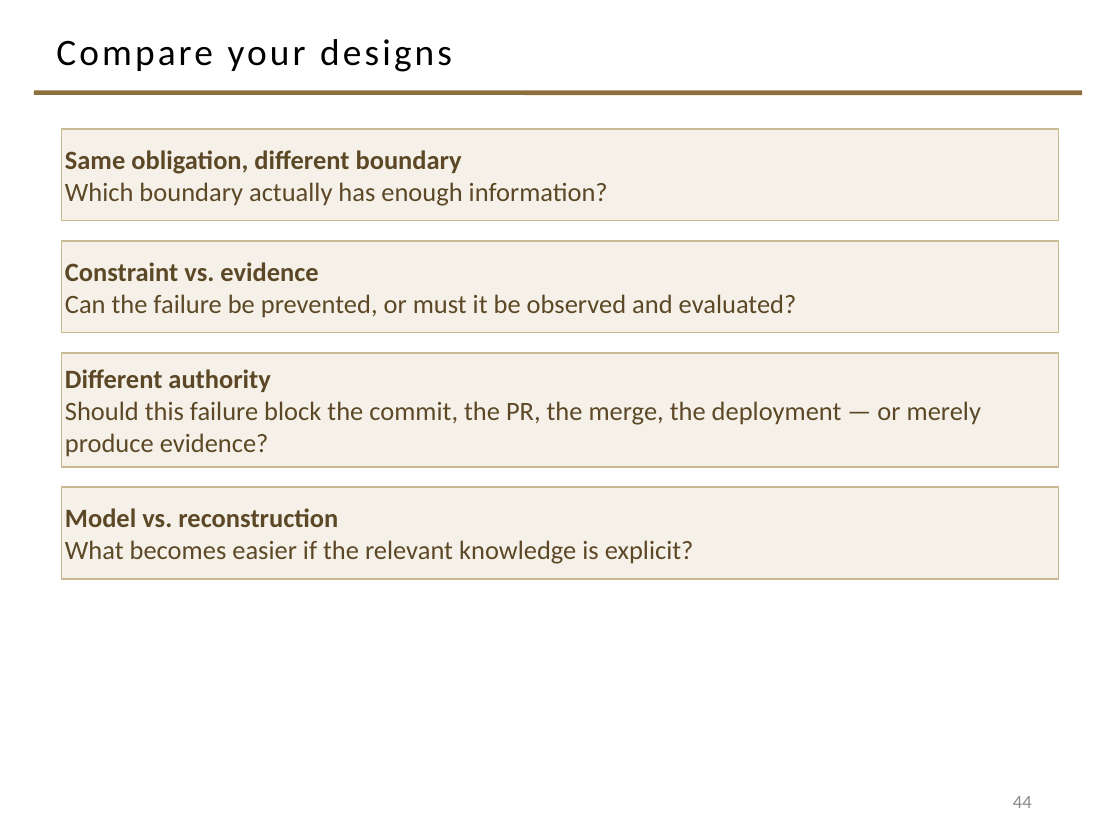
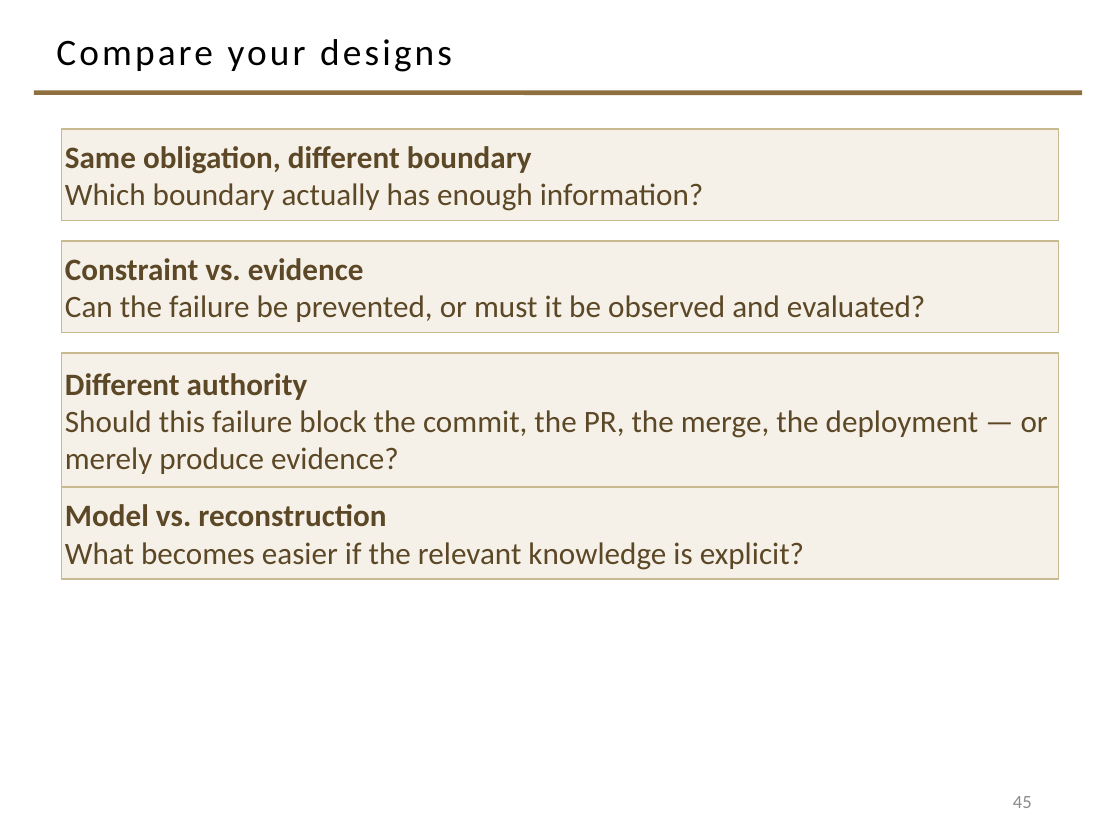
Before and after one commit to davisjam/model-based-agentic-software-engineering, a slide deck: slide 45 of course/lectures/act-2-delegation-and-control/03-alignment/2-3-Alignment.pptx (slide 44 before the commit). Drawn at 1120x840 pixels with LibreOffice and Linux fonts; fonts in the diff are those of the drawing; background and template pictures are left out. Boxes give left, top, right and bottom in pixels: in the first picture for what was removed or moved away, otherwise in the second. Text is boxed around its words. In the diff, an @@ line names an element or a change of style, - is before the commit and + after.

Commit message:
deck 2-3 S6: activity gains the model dimension; global 20pt floor closes
Divider renumbered SECTION 6. Activity slide keeps the author's four
obligations verbatim, full-width at 20pt; the given model moves to its own
slide styled as the lab's structure/behavior pair ('the lab's domain again').
Design-sequence table becomes three grouped panels (WHAT MUST HOLD / HOW WILL
WE KNOW / WHAT WILL IT CONTROL) and gains the MODEL USE question. Opening
slides (title, Master Equation, vibe-code prompt, checks line) raised to the
20pt floor. Final state: 46 slides, min 20pt instructional text on every
slide, one inherited out-of-frame shape only.

```diff
--- a/course/lectures/act-2-delegation-and-control/03-alignment/2-3-Alignment.pptx
+++ b/course/lectures/act-2-delegation-and-control/03-alignment/2-3-Alignment.pptx
@@ size 17 to 20 pt in 4 elements at (x1=62, y1=129, x2=1058, y2=221), (x1=62, y1=241, x2=1058, y2=333), (x1=62, y1=487, x2=1058, y2=579), (x1=62, y1=353, x2=1058, y2=487) @@
@@ rectangle "Different authority" resized from (x1=62, y1=353, x2=1058, y2=467) to (x1=62, y1=353, x2=1058, y2=487) @@
@@ page number at (x1=1013, y1=796, x2=1032, y2=808): text changed @@
-44
+45
```
Also in this commit, not shown: 8 other slides changed, 1 slide added.
